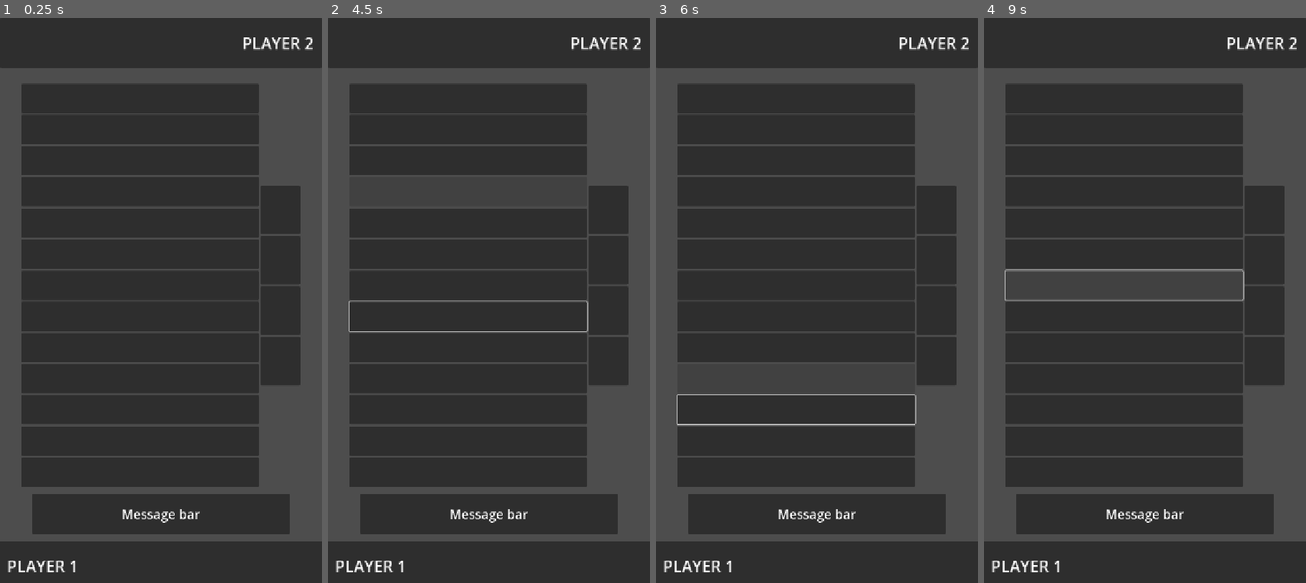
Above: before the commit, frames 1-4 (left to right).
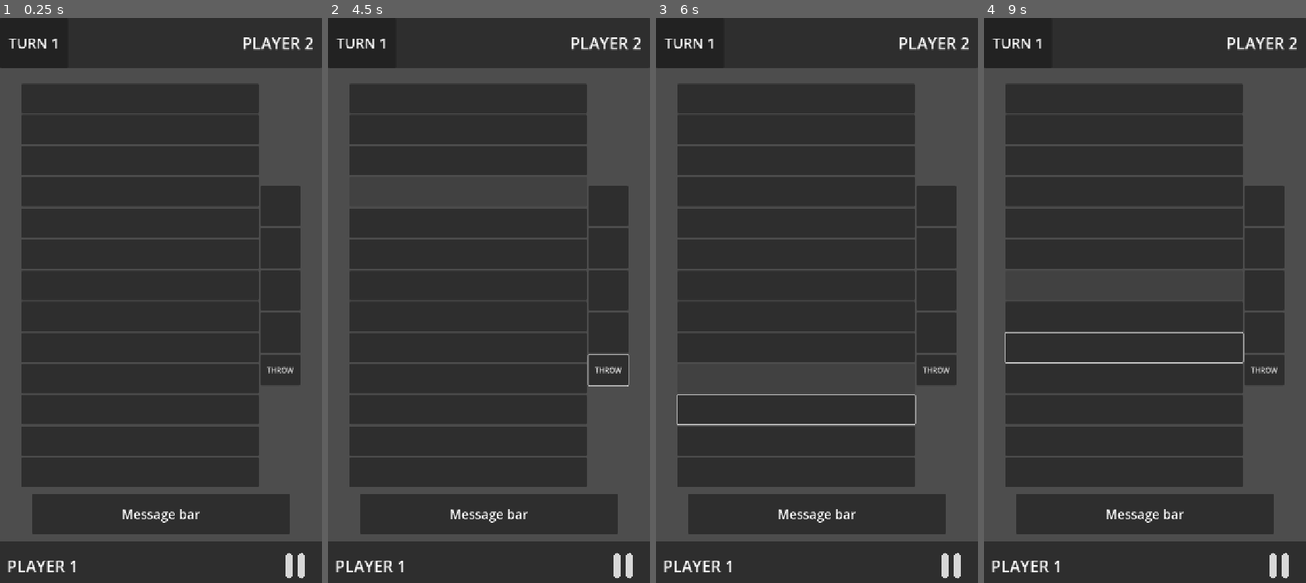
Above: after the commit, the same moments.

Repository: LeYohan-rgb/trad-games-hub
Game: Godot game, scene res://Scenes/bul_room.tscn
The game is run twice, just before and just after one commit, with the same random seed, the same clock (stepped at 60 frames per second) and the same inputs. This scene is started directly instead of the project's main scene.
Inputs (mouse positions are in pixels of both pictures, inside the frame that each line leads up to):
- Up to frame 1 (0.25 s): no input
- Up to frame 2 (4.5 s): click (469, 97) at 0.52 s; click (608, 368) at 1.25 s, where only the run after the commit has a clickable "THROW"; click (624, 566) at 2.02 s; tap Enter at 2.75, 4.25 s; move the mouse to (559, 277) at 2.77 s; hold Right 2.78-3.53 s; tap Alt at 2.85, 4.35 s; click (559, 277) at 2.92 s; tap Space at 3.5 s; move the mouse to (424, 334) at 3.52 s; hold Down 3.53-4.28 s; tap Shift at 3.6 s; move the mouse to (521, 176) at 4.27 s; hold Right from 4.28 s (still down)
- Up to frame 3 (6 s): tap Space at 5 s; move the mouse to (800, 419) at 5.02 s; release Right at 5.03 s; hold Up 5.03-5.78 s; tap Shift at 5.1 s; click (800, 419) at 5.17 s; tap Enter at 5.75 s; move the mouse to (913, 390) at 5.77 s; hold Left from 5.78 s (still down); tap Alt at 5.85 s
- Up to frame 4 (9 s): tap Space at 6.5 s; move the mouse to (1048, 221) at 6.52 s; tap Shift at 6.6, 8.1 s; move the mouse to (1161, 306) at 7.27 s; release Left at 7.28 s; hold Down 7.28-8.03 s; tap Alt at 7.35, 8.85 s; click (1161, 306) at 7.42 s; move the mouse to (1096, 159) at 8.02 s; hold Right 8.03-8.78 s; move the mouse to (1215, 277) at 8.77 s; hold Up from 8.78 s (still down)

The runs differ from the first frame. In frame 1, 0.6% of the frame differs, in the area x 2-95%, y 3-100%; in frame 2, 0.9%; in frame 3, 0.6%; in frame 4, 1.5%.

Commit message:
Finished basic layout for today

Diff:
--- a/Scenes/bul_room.tscn
+++ b/Scenes/bul_room.tscn
@@ -2,6 +2,9 @@
 
 [ext_resource type="Script" uid="uid://baby5xptbu4aj" path="res://Scripts/bul_room.gd" id="1_2eaeg"]
 [ext_resource type="Texture2D" uid="uid://bgu3dya37klo2" path="res://Graphics/bul_game/null_piece.png" id="2_drqac"]
+[ext_resource type="Texture2D" uid="uid://ud8p3ts34nga" path="res://Graphics/general_icons/pause_icon.png" id="3_dg6wr"]
+
+[sub_resource type="StyleBoxEmpty" id="StyleBoxEmpty_dg6wr"]
 
 [node name="bul_room" type="VBoxContainer" unique_id=161942341]
 anchors_preset = 15
@@ -30,6 +33,25 @@
 horizontal_alignment = 2
 vertical_alignment = 1
 
+[node name="turn_panel" type="Panel" parent="opp_player_panel" unique_id=1435270724]
+layout_mode = 1
+anchors_preset = 9
+anchor_bottom = 1.0
+offset_right = 152.0
+grow_vertical = 2
+
+[node name="Label" type="Label" parent="opp_player_panel/turn_panel" unique_id=752983366]
+layout_mode = 1
+anchors_preset = 15
+anchor_right = 1.0
+anchor_bottom = 1.0
+grow_horizontal = 2
+grow_vertical = 2
+theme_override_font_sizes/font_size = 32
+text = "TURN 1"
+horizontal_alignment = 1
+vertical_alignment = 1
+
 [node name="Control" type="Control" parent="." unique_id=1115521270]
 layout_mode = 2
 size_flags_vertical = 3
@@ -239,6 +261,12 @@
 layout_mode = 2
 size_flags_horizontal = 3
 size_flags_vertical = 3
+
+[node name="throw_btn" type="Button" parent="main_container/sticks_container/VBoxContainer" unique_id=1089594756]
+layout_mode = 2
+size_flags_vertical = 3
+size_flags_stretch_ratio = 0.75
+text = "THROW"
 
 [node name="bottom_space" type="Control" parent="main_container/sticks_container" unique_id=145791323]
 layout_mode = 2
@@ -291,3 +319,16 @@
 theme_override_font_sizes/font_size = 36
 text = "PLAYER 1"
 vertical_alignment = 1
+
+[node name="pause_btn" type="Button" parent="my_player_panel" unique_id=951257510]
+layout_mode = 1
+anchors_preset = 9
+anchor_bottom = 1.0
+offset_left = 603.0
+offset_right = 721.0
+grow_vertical = 2
+offset_transform_enabled = true
+offset_transform_scale = Vector2(0.7, 0.7)
+theme_override_styles/normal = SubResource("StyleBoxEmpty_dg6wr")
+icon = ExtResource("3_dg6wr")
+expand_icon = true
Binary file changed: Graphics/general_icons/pause_icon.png
Binary file changed: Graphics/general_icons/resume_icon.png
